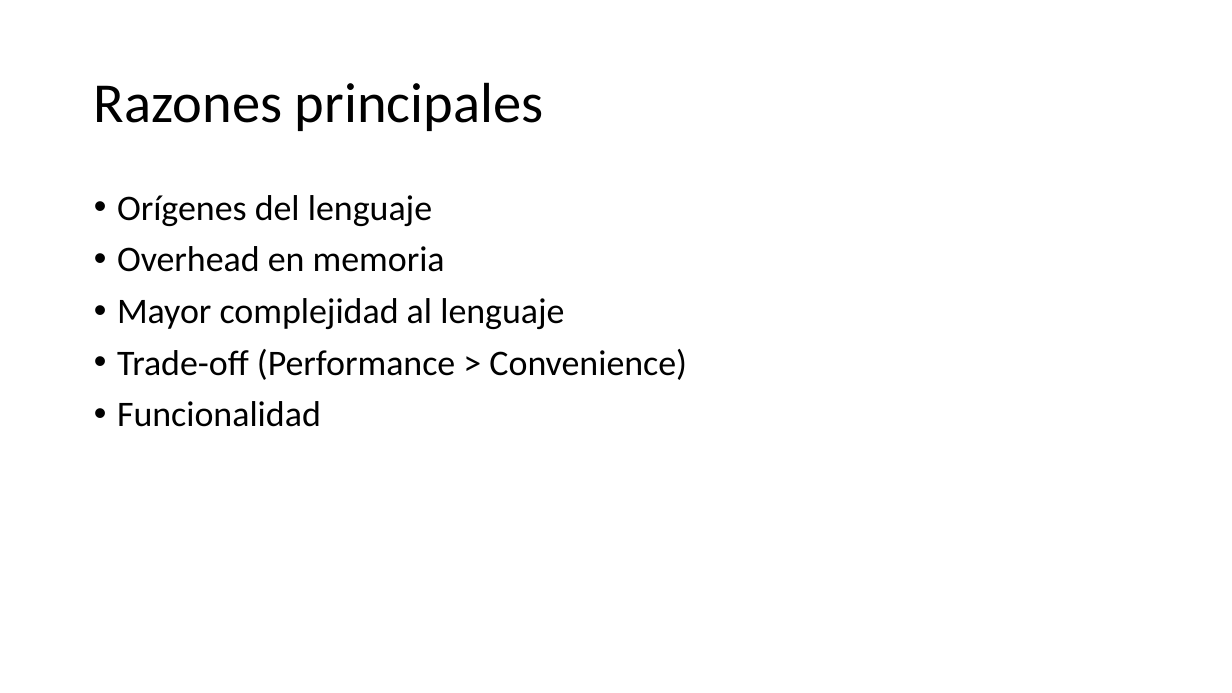
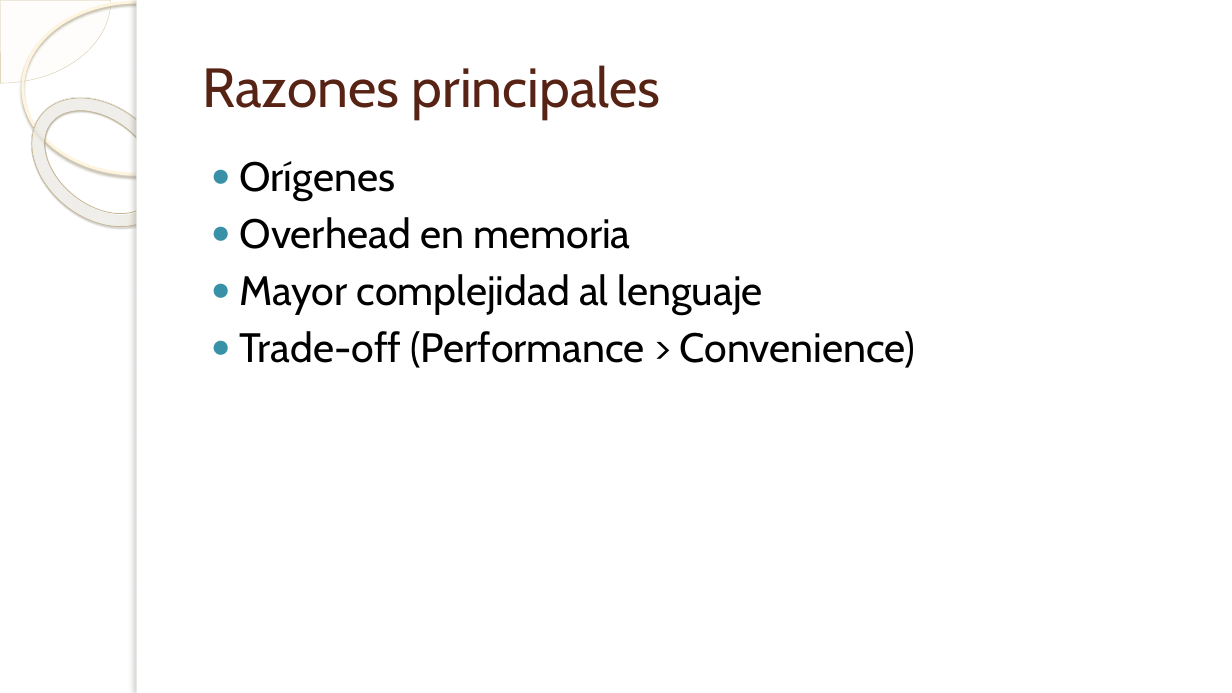
Before and after one commit to kfilella/Investigacion-Garbage-C, a slide deck: slide 2 of Recolección de Basura en C.pptx. Drawn at 1232x693 pixels with LibreOffice and Linux fonts; fonts in the diff are those of the drawing; background and template pictures are left out. Boxes give left, top, right and bottom in pixels: in the first picture for what was removed or moved away, otherwise in the second. Text is boxed around its words. In the diff, an @@ line names an element or a change of style, - is before the commit and + after.

Commit message:
ppt y tex

```diff
--- a/Recolección de Basura en C.pptx
+++ b/Recolección de Basura en C.pptx
@@ background #F9F9F9 to picture (left out) @@
@@ pie slice (boxed as its full ellipse) added at (0, 0, 111, 83), fill #FEFAF4 at 33% opacity, outline #D3C39F 0.25 pt @@
@@ ellipse added at (23, 2, 252, 174), outline #FFF5DE 2.15 pt @@
@@ rectangle added at (137, 0, 1232, 693), fill #FFFFFF @@
@@ rectangle added at (137, 0, 147, 693), fill #FFFFFF @@
@@ title "Razones principales": place and size @@
-title "Razones principales" at (94, 82, 543, 131)
+title "Razones principales" at (203, 65, 661, 119)
@@ title "Razones principales" at (203, 65, 661, 119): size 44 to 43 pt, font Calibri to Cabin, text colour #000000 to #572314; line spacing 0.9 to 1 @@
@@ donut added at (7, 71, 195, 253), fill gradient #FFFCF6 to #FFFEFB to #F0D28E, outline #C7B893 0.58 pt @@
@@ text "Orígenes": place and size @@
-text "Orígenes" at (117, 195, 687, 427)
+text "Orígenes" at (239, 161, 915, 368)
@@ text at (239, 161, 395, 201): text changed; size 28 to 32 pt; font Calibri to Cabin @@
-• Orígenes del lenguaje
+● Orígenes
@@ text at (239, 217, 915, 368): size 28 to 32 pt, font Calibri to Cabin; bullet • to ●; line spacing 0.9 to 1; less space between paragraphs @@
@@ text at (117, 401, 321, 427): paragraph removed @@
-• Funcionalidad
```
Also in this commit, not shown: 3 other slides changed, 8 slides added, 2 slides removed, 7 other files.
